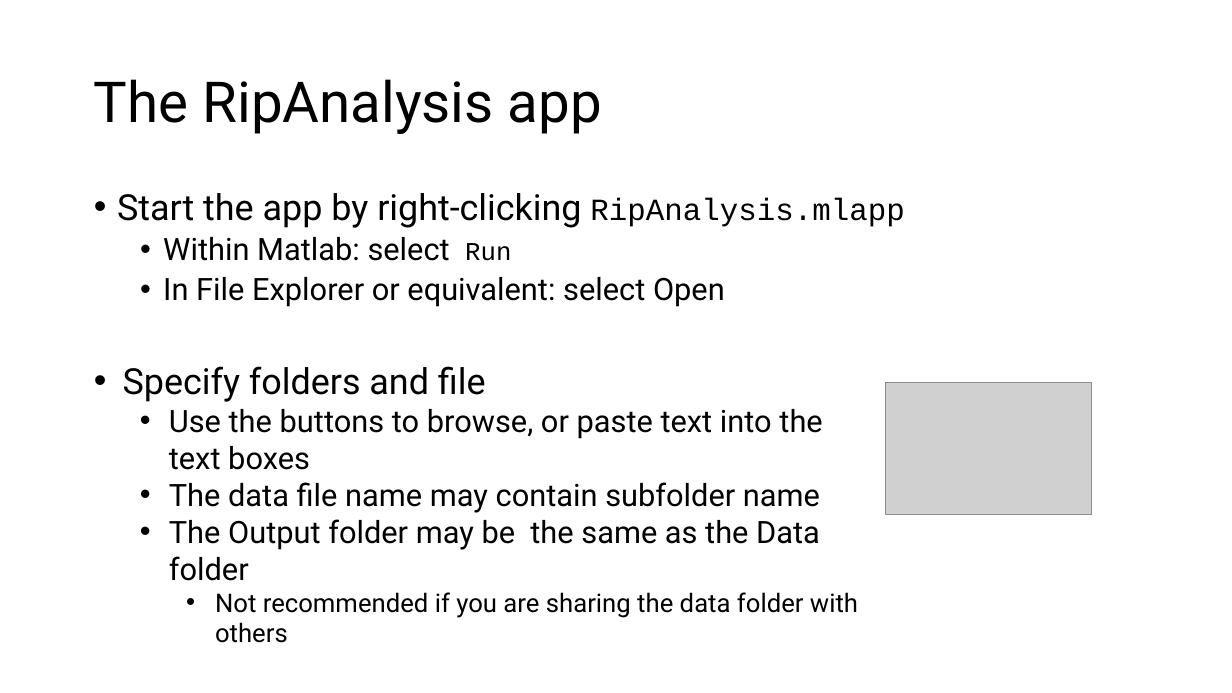
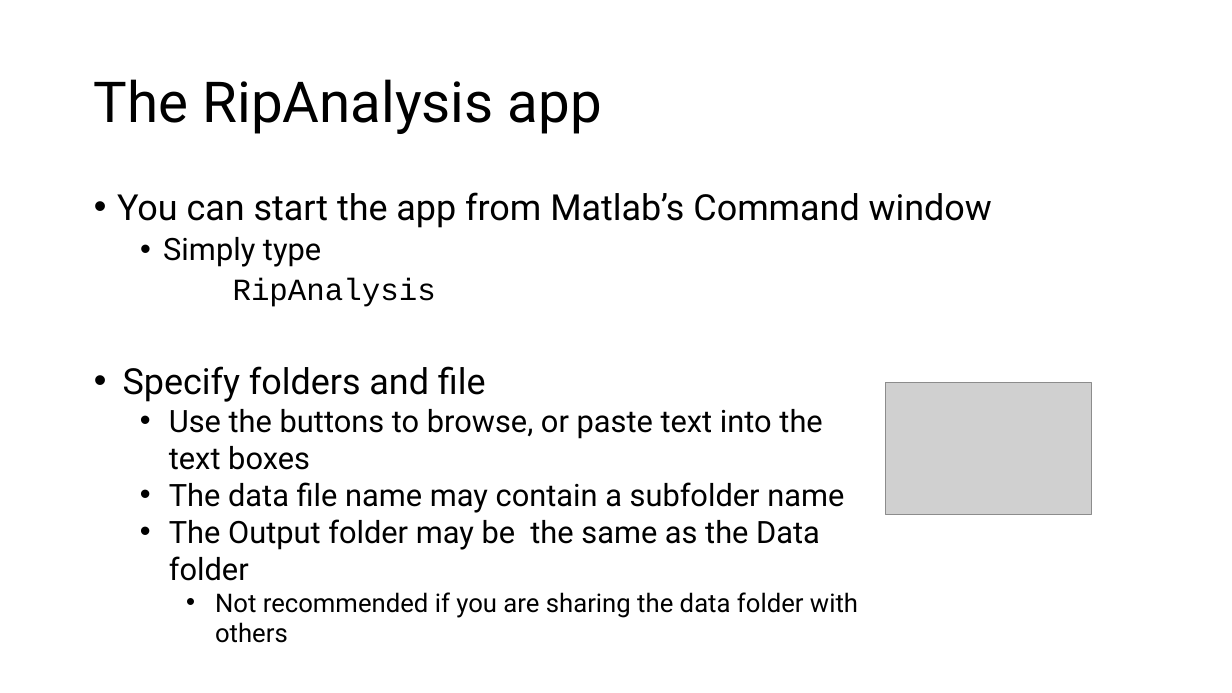
Before and after one commit to are-mj/OpticalTweezers, a slide deck: slide 12 of Summer school 2024/Exercises.pptx. Drawn at 1232x693 pixels with LibreOffice and Linux fonts; fonts in the diff are those of the drawing; grey boxes stand for pictures. Boxes give left, top, right and bottom in pixels: in the first picture for what was removed or moved away, otherwise in the second. Text is boxed around its words. In the diff, an @@ line names an element or a change of style, - is before the commit and + after.

```diff
--- a/Summer school 2024/Exercises.pptx
+++ b/Summer school 2024/Exercises.pptx
@@ text at (x1=117, y1=192, x2=992, y2=307): text changed; size 24 to 28 pt @@
-• Start the app by right-clicking RipAnalysis.mlapp
-  • Within Matlab: select Run
-  • In File Explorer or equivalent: select Open
+• You can start the app from Matlab’s Command window
+  • Simply type
+  RipAnalysis
@@ text at (x1=169, y1=482, x2=844, y2=513): text changed @@
-  • The data file name may contain subfolder name
+  • The data file name may contain a subfolder name
```
Also in this commit, not shown: 9 other slides changed, 2 slides added.
